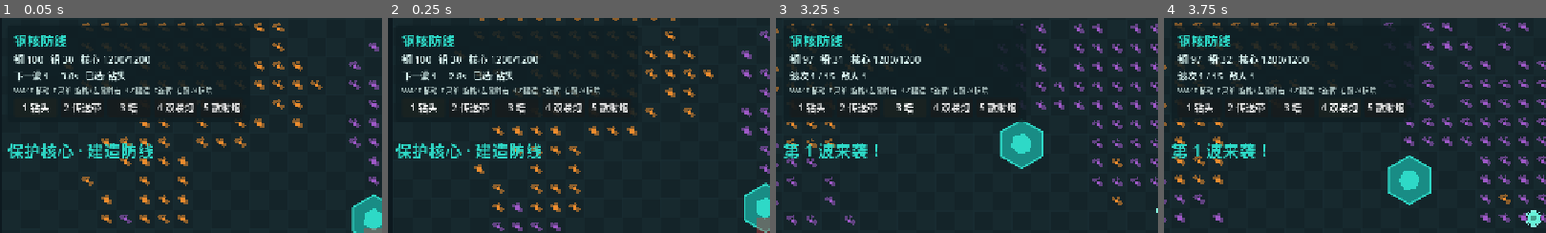
Above: before the commit, frames 1-4 (left to right).
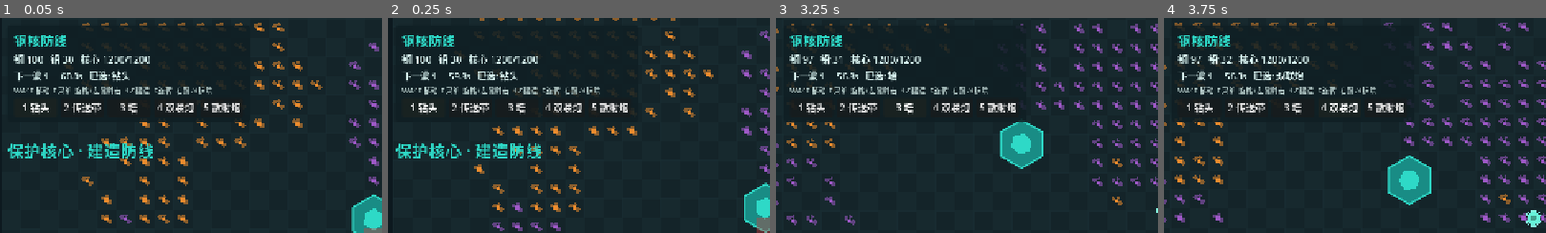
Above: after the commit, the same moments.

Repository: feather0910/MiniGameCollection
Game: Godot game, scene res://scenes/main.tscn
The game is run twice, just before and just after one commit, with the same random seed, the same clock (stepped at 60 frames per second) and the same inputs.
Inputs (mouse positions are % of the whole screen's width and height, from its top left):
- Up to frame 1 (0.05 s): no input
- Up to frame 2 (0.25 s): no input
- Up to frame 3 (3.25 s): tap Enter (ui_accept) at 0.5, 0.77, 1.52, 3.02 s; move the mouse to (72, 45) at 0.52 s; hold D (move_right) 0.53-1.28 s; hold E (mine) 0.53-1.28 s; click (72, 45) at 0.67 s; move the mouse to (30, 55) at 1.27 s; hold S (move_down) 1.28-2.03 s; tap 1 (build_1) at 1.35 s; tap E (mine) at 1.55, 3.05 s; move the mouse to (60, 28) at 2.02 s; hold D (move_right) 2.03-2.78 s; hold E (mine) 2.03-2.78 s; tap 2 (build_2) at 2.1 s; move the mouse to (45, 70) at 2.77 s; hold W (move_up) from 2.78 s (still down); tap 3 (build_3) at 2.85 s; click (45, 70) at 2.92 s
- Up to frame 4 (3.75 s): move the mouse to (80, 65) at 3.52 s; release W (move_up) at 3.53 s; hold A (move_left) from 3.53 s (still down); hold E (mine) from 3.53 s (still down); tap 4 (build_4) at 3.6 s
The pictures show only the part of the screen within x 0-50%, y 0-50%; the shares and areas given below are measured in that part.

The runs differ from the first frame. In frame 1, 0.5% of the frame differs, in the area x 16-34%, y 24-30%; in frame 2, 0.5%; in frame 3, 1.6%; in frame 4, 1.7%, in the area x 2-37%, y 24-66%.

Commit message:
优化godot-steel-core

Diff:
--- a/godot-steel-core/project.godot
+++ b/godot-steel-core/project.godot
@@ -1,14 +1,23 @@
 ; Engine configuration file.
-; Godot 4.3 project — 钢核防线 (Steel Core Defense)
+; It's best edited using the editor UI and not directly,
+; since the parameters that go here are not all obvious.
+;
+; Format:
+;   [section] ; section goes between []
+;   param=value ; assign values to parameters
 
 config_version=5
+
+[animation]
+
+compatibility/default_parent_skeleton_in_mesh_instance_3d=true
 
 [application]
 
 config/name="钢核防线"
 config/description="Mindustry-like factory tower defense — Godot 4.3 GDScript"
 run/main_scene="res://scenes/main.tscn"
-config/features=PackedStringArray("4.3", "Forward Plus")
+config/features=PackedStringArray("4.7", "Forward Plus")
 config/icon="res://icon.svg"
 
 [display]
@@ -17,11 +26,6 @@
 window/size/viewport_height=720
 window/stretch/mode="canvas_items"
 window/stretch/aspect="expand"
-
-[rendering]
-
-textures/canvas_textures/default_texture_filter=0
-renderer/rendering_method="gl_compatibility"
 
 [input]
 
@@ -90,3 +94,8 @@
 "events": [Object(InputEventKey,"resource_local_to_scene":false,"resource_name":"","device":-1,"window_id":0,"alt_press …(191 unchanged characters)…
 ]
 }
+
+[rendering]
+
+textures/canvas_textures/default_texture_filter=0
+renderer/rendering_method="gl_compatibility"
--- a/godot-steel-core/scripts/combat.gd
+++ b/godot-steel-core/scripts/combat.gd
@@ -14,7 +14,7 @@
 
 var wave: int = 0
 var wave_active: bool = false
-var between_wave_timer: float = 3.0
+var between_wave_timer: float = 60.0
 var spawn_queue: int = 0
 var spawn_timer: float = 0.0
 var game_over: bool = false
@@ -32,7 +32,7 @@
 	bullets.clear()
 	wave = 0
 	wave_active = false
-	between_wave_timer = 3.0
+	between_wave_timer = 60.0
 	spawn_queue = 0
 	spawn_timer = 0.0
 	game_over = false
@@ -56,7 +56,7 @@
 			if spawn_timer <= 0.0:
 				_spawn_one(game_map)
 				spawn_queue -= 1
-				spawn_timer = maxf(0.35, 0.9 - wave * 0.04)
+				spawn_timer = maxf(0.5, 1.2 - wave * 0.03)
 		elif enemies.is_empty():
 			wave_active = false
 			wave_cleared.emit(wave)
@@ -65,7 +65,7 @@
 				game_over = true
 				victory.emit()
 			else:
-				between_wave_timer = 5.0
+				between_wave_timer = 8.0
 		return
 
 	between_wave_timer -= delta
@@ -76,8 +76,8 @@
 func _start_wave(game_map: GameMap) -> void:
 	wave += 1
 	wave_active = true
-	spawn_queue = 4 + wave * 2
-	spawn_timer = 0.2
+	spawn_queue = 2 + wave * 2
+	spawn_timer = 3.0
 	game_map.mark_path_dirty()
 	wave_started.emit(wave)
 
@@ -91,7 +91,7 @@
 	if path.is_empty():
 		path = game_map.a_star(spawn, game_map.core_origin + Vector2i(1, 1))
 	var hp := 40.0 + wave * 12.0
-	var speed := 38.0 + wave * 2.5
+	var speed := 32.0 + wave * 2.5
 	enemies.append({
 		"id": next_enemy_id,
 		"pos": game_map.cell_to_world_center(spawn),
--- a/godot-steel-core/scripts/game_map.gd
+++ b/godot-steel-core/scripts/game_map.gd
@@ -200,6 +200,9 @@
 		return -1
 	var defs := Config.building_defs()
 	var def: Dictionary = defs[build_type]
+	var start_ammo := 0
+	if build_type == Config.BuildType.DUO or build_type == Config.BuildType.SCATTER:
+		start_ammo = int(def.get("ammo_max", 0))
 	var b := {
 		"id": next_building_id,
 		"type": build_type,
@@ -209,7 +212,7 @@
 		"hp": float(def["hp"]),
 		"max_hp": float(def["hp"]),
 		"solid": def.get("solid", true),
-		"ammo": 0,
+		"ammo": start_ammo,
 		"ammo_max": int(def.get("ammo_max", 0)),
 		"fire_cd": 0.0,
 		"item": Config.Item.NONE,
--- a/godot-steel-core/scripts/player_ctrl.gd
+++ b/godot-steel-core/scripts/player_ctrl.gd
@@ -100,12 +100,50 @@
 				best_d = d
 				best_ore = ore
 	if best_ore == Config.Ore.NONE:
+		_try_reload_turret(game_map, inventory)
 		return
 	mine_cd = MINE_INTERVAL
 	if best_ore == Config.Ore.COPPER:
 		inventory["copper"] = int(inventory["copper"]) + 1
 	elif best_ore == Config.Ore.LEAD:
 		inventory["lead"] = int(inventory["lead"]) + 1
+
+
+func _try_reload_turret(game_map: GameMap, inventory: Dictionary) -> void:
+	var cell := game_map.world_to_cell(pos)
+	for dy in range(-1, 2):
+		for dx in range(-1, 2):
+			if dx == 0 and dy == 0:
+				continue
+			var c := cell + Vector2i(dx, dy)
+			if not game_map.in_bounds_v(c):
+				continue
+			var wp := game_map.cell_to_world_center(c)
+			if pos.distance_to(wp) > mine_range:
+				continue
+			var id := game_map.get_building_at(c.x, c.y)
+			if id < 0:
+				continue
+			var b: Dictionary = game_map.buildings[id]
+			var t: int = int(b["type"])
+			if t != Config.BuildType.DUO and t != Config.BuildType.SCATTER:
+				continue
+			var defs := Config.building_defs()
+			var def: Dictionary = defs[t]
+			var need: int = int(def.get("ammo_item", Config.Item.NONE))
+			if int(b["ammo"]) >= int(b["ammo_max"]):
+				continue
+			if need == Config.Item.COPPER and int(inventory.get("copper", 0)) <= 0:
+				continue
+			if need == Config.Item.LEAD and int(inventory.get("lead", 0)) <= 0:
+				continue
+			mine_cd = MINE_INTERVAL
+			if need == Config.Item.COPPER:
+				inventory["copper"] = int(inventory["copper"]) - 1
+			else:
+				inventory["lead"] = int(inventory["lead"]) - 1
+			b["ammo"] = int(b["ammo"]) + 1
+			return
 
 
 func _move_with_collision(game_map: GameMap, next: Vector2) -> Vector2:
Not shown, changed: godot-steel-core/icon.svg.import
Not shown, added: godot-steel-core/scripts/buildings.gd.uid
Not shown, added: godot-steel-core/scripts/combat.gd.uid
Not shown, added: godot-steel-core/scripts/config.gd.uid
Not shown, added: godot-steel-core/scripts/game_map.gd.uid
Not shown, added: godot-steel-core/scripts/hud.gd.uid
Not shown, added: godot-steel-core/scripts/logistics.gd.uid
Not shown, added: godot-steel-core/scripts/main.gd.uid
Not shown, added: godot-steel-core/scripts/player_ctrl.gd.uid
Not shown, added: godot-steel-core/scripts/world_view.gd.uid
